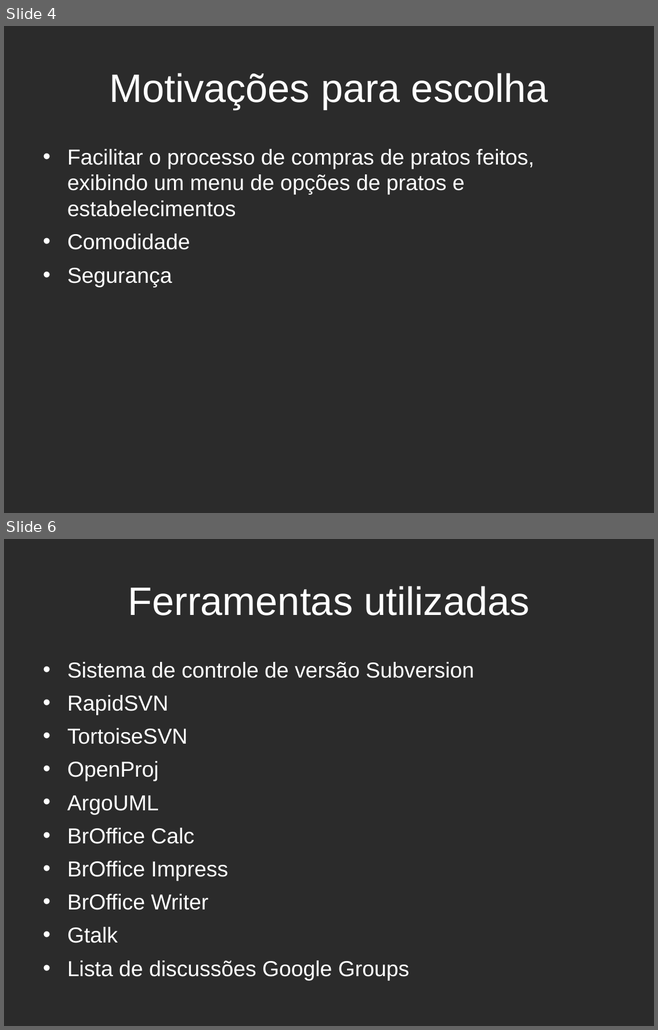
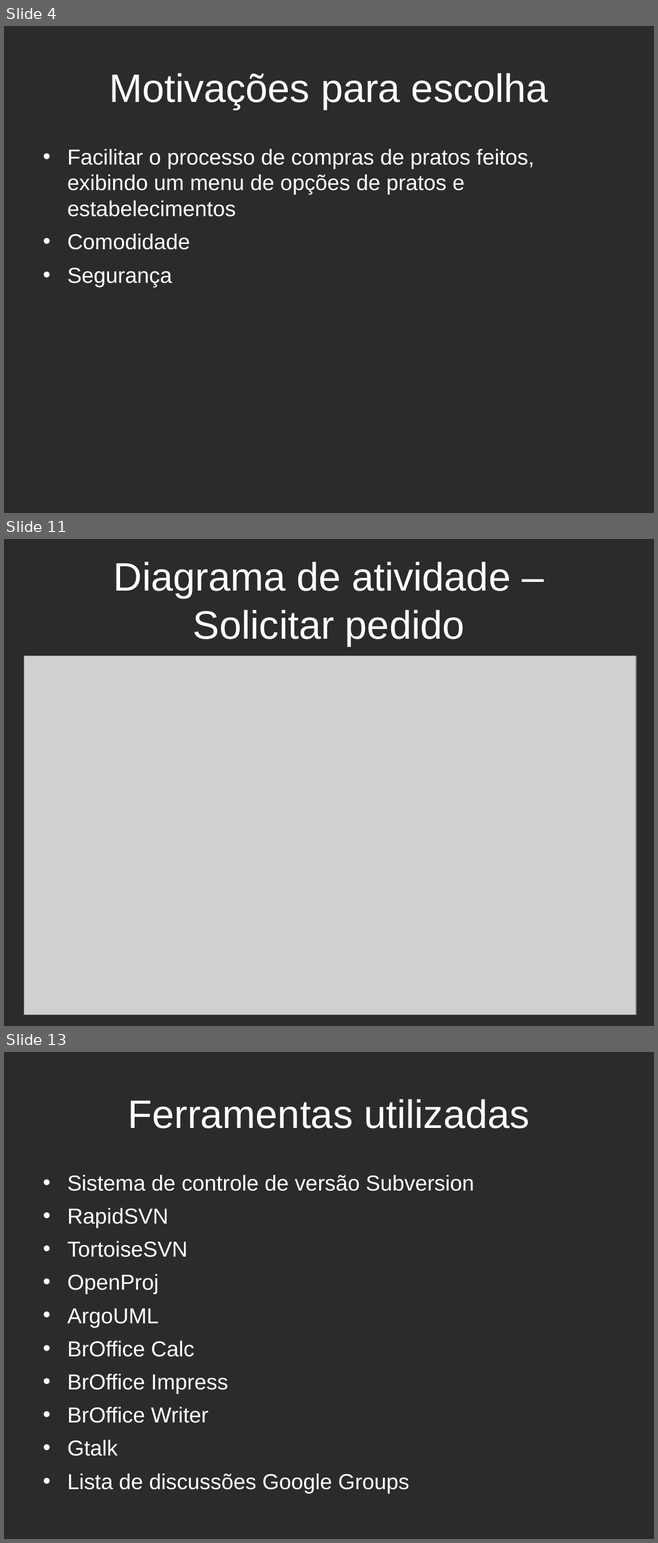
Before and after one commit to Hian-Cintra/fooddeliveryweb, a slide deck: Documentacao/Outros Documentos/Apresentação FoodDeliveryWeb.odp. Shown one above the other, each under a label of ours: slides 4 and 6 before the commit, slides 4, 11 and 13 after it; the slides between them are not shown. The pictures are 658x1030 and 658x1543 pixels, drawn with LibreOffice and Linux fonts; fonts in the diff are those of the drawing; grey boxes stand for pictures; background and template pictures are left out; a plain dark background stands for a picture behind light text. Boxes give left, top, right and bottom in pixels: in the first picture for what was removed or moved away, otherwise in the second. Text is boxed around its words. In the diff, an @@ line names an element or a change of style, - is before the commit and + after.

```diff
--- a/Documentacao/Outros Documentos/Apresentação FoodDeliveryWeb.odp
+++ b/Documentacao/Outros Documentos/Apresentação FoodDeliveryWeb.odp
@@ slide 11 added at [4,539,654,1026], background picture (left out) @@
@@ title added at [114,562,510,646], 44 pt, text #FFFFFF @@
+Diagrama de atividade – Solicitar pedido
@@ picture added at [24,656,636,1015] @@
@@ what was slide 6 is now slide 13 @@
```
Also in this commit, not shown: 2 slides changed, 8 other slides added.
